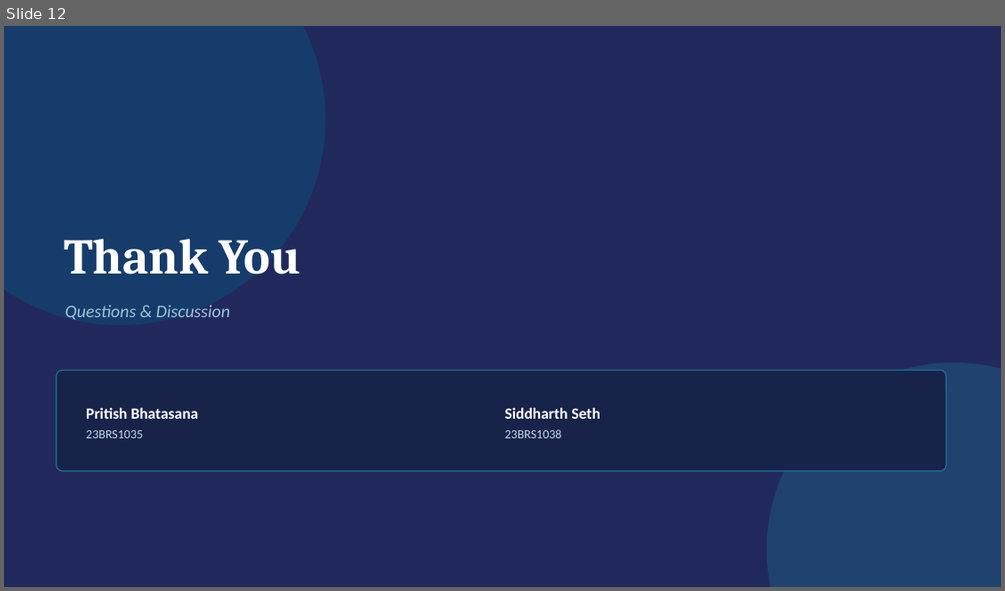
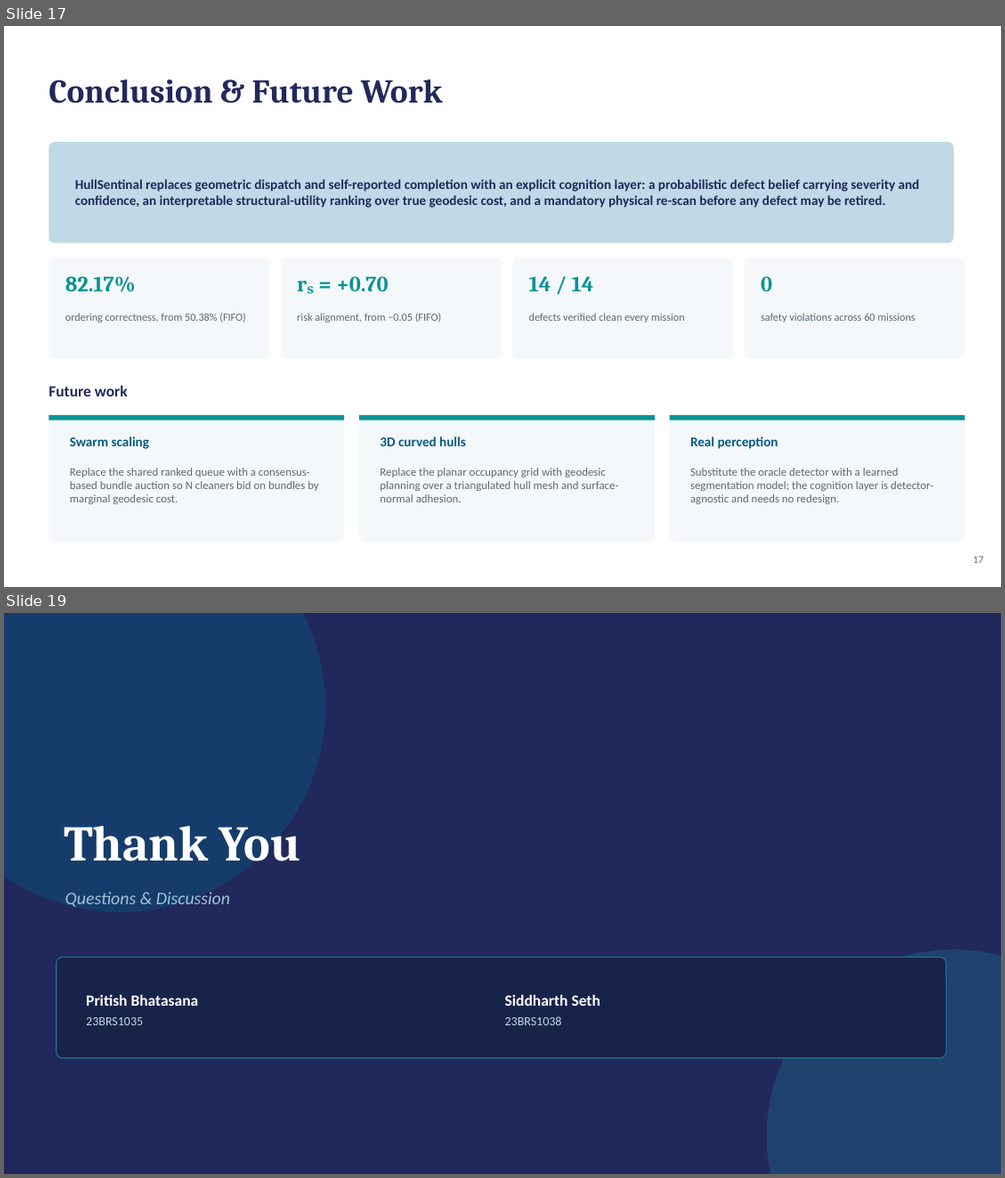
Before and after one commit to Pritish3110/HullSentinal, a slide deck: docs/Hull_Cleaning_Cognitive_Project.pptx. Shown one above the other, each under a label of ours: slide 12 before the commit, slides 17 and 19 after it; the slides between them are not shown. The pictures are 1005x591 and 1005x1178 pixels, drawn with LibreOffice and Linux fonts; fonts in the diff are those of the drawing. Boxes give left, top, right and bottom in pixels: in the first picture for what was removed or moved away, otherwise in the second. Text is boxed around its words. In the diff, an @@ line names an element or a change of style, - is before the commit and + after.

```diff
--- a/docs/Hull_Cleaning_Cognitive_Project.pptx
+++ b/docs/Hull_Cleaning_Cognitive_Project.pptx
@@ slide 17 added at (x1=4, y1=26, x2=1001, y2=587), background #FFFFFF @@
@@ text added at (x1=48, y1=79, x2=443, y2=103), 32 pt, text #21295C, bold @@
+Conclusion & Future Work
@@ rounded rectangle added at (x1=48, y1=142, x2=954, y2=243), fill #BFD9E6 @@
@@ text added at (x1=75, y1=179, x2=920, y2=208), 13 pt, text #21295C, bold @@
+HullSentinal replaces geometric dispatch and self-reported completion with an explicit cognition layer: a probabilistic defect belief carrying severity and confidence, an interpretable structural-utility ranking over true geodesic cost, and a mandatory physical re-scan before any defect may be retired.
@@ rounded rectangle added at (x1=48, y1=257, x2=269, y2=359), fill #F4F8FA @@
@@ rounded rectangle added at (x1=281, y1=257, x2=502, y2=359), fill #F4F8FA @@
@@ rounded rectangle added at (x1=512, y1=257, x2=733, y2=359), fill #F4F8FA @@
@@ rounded rectangle added at (x1=744, y1=257, x2=965, y2=359), fill #F4F8FA @@
@@ text added at (x1=65, y1=276, x2=136, y2=292), 21 pt, text #0A9396, bold @@
+82.17%
@@ text added at (x1=336, y1=276, x2=388, y2=292), 21 pt, text #0A9396, bold @@
+rₛ = +0.70
@@ text added at (x1=529, y1=276, x2=594, y2=291), 21 pt, text #0A9396, bold @@
+14 / 14
@@ text added at (x1=760, y1=276, x2=772, y2=291), 21 pt, text #0A9396, bold @@
+0
@@ text added at (x1=65, y1=313, x2=246, y2=322), 10.5 pt, text #5B6B75 @@
+ordering correctness, from 50.38% (FIFO)
@@ text added at (x1=297, y1=313, x2=442, y2=322), 10.5 pt, text #5B6B75 @@
+risk alignment, from −0.05 (FIFO)
@@ text added at (x1=529, y1=313, x2=685, y2=322), 10.5 pt, text #5B6B75 @@
+defects verified clean every mission
@@ text added at (x1=760, y1=313, x2=914, y2=322), 10.5 pt, text #5B6B75 @@
+safety violations across 60 missions
@@ text added at (x1=48, y1=385, x2=128, y2=396), 15 pt, text #21295C, bold @@
+Future work
@@ rounded rectangle added at (x1=48, y1=415, x2=344, y2=542), fill #F4F8FA @@
@@ rectangle added at (x1=48, y1=415, x2=344, y2=420), fill #0A9396 @@
@@ rounded rectangle added at (x1=359, y1=415, x2=655, y2=542), fill #F4F8FA @@
@@ rectangle added at (x1=359, y1=415, x2=655, y2=420), fill #0A9396 @@
@@ rounded rectangle added at (x1=670, y1=415, x2=965, y2=542), fill #F4F8FA @@
@@ rectangle added at (x1=670, y1=415, x2=965, y2=420), fill #0A9396 @@
@@ text added at (x1=70, y1=436, x2=149, y2=449), 13 pt, text #065A82, bold @@
+Swarm scaling
@@ text added at (x1=380, y1=436, x2=466, y2=446), 13 pt, text #065A82, bold @@
+3D curved hulls
@@ text added at (x1=690, y1=436, x2=778, y2=449), 13 pt, text #065A82, bold @@
+Real perception
@@ text added at (x1=70, y1=467, x2=319, y2=504), 11 pt, text #5B6B75 @@
+Replace the shared ranked queue with a consensus-based bundle auction so N cleaners bid on bundles by marginal geodesic cost.
@@ text added at (x1=380, y1=467, x2=619, y2=502), 11 pt, text #5B6B75 @@
+Replace the planar occupancy grid with geodesic planning over a triangulated hull mesh and surface-normal adhesion.
@@ text added at (x1=690, y1=467, x2=933, y2=504), 11 pt, text #5B6B75 @@
+Substitute the oracle detector with a learned segmentation model; the cognition layer is detector-agnostic and needs no redesign.
@@ text added at (x1=973, y1=556, x2=984, y2=563), 10 pt, text #5B6B75 @@
+17
@@ what was slide 12 is now slide 19 @@
```
Also in this commit, not shown: 9 slides changed, 6 other slides added, 12 other files.
